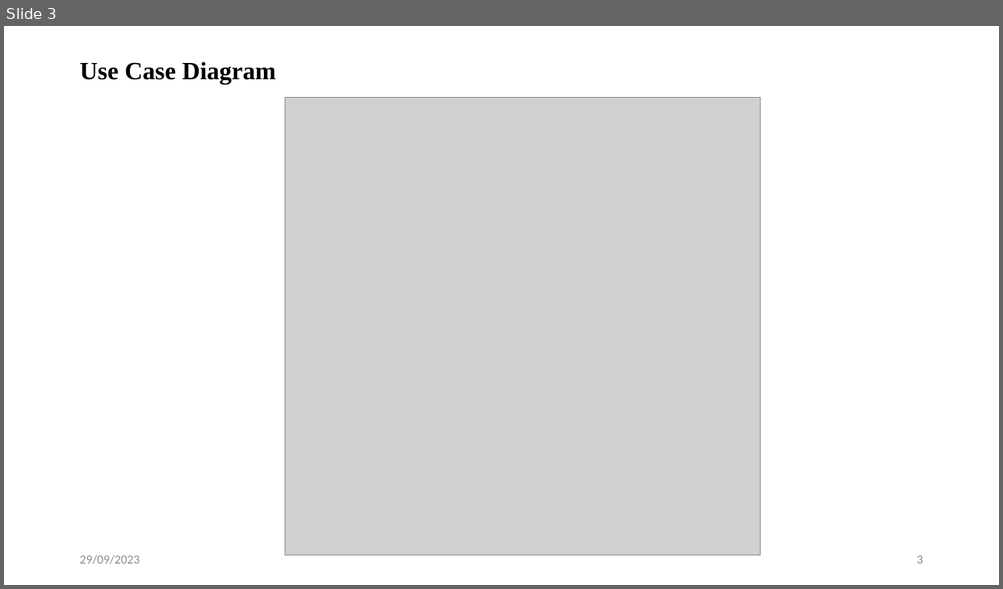
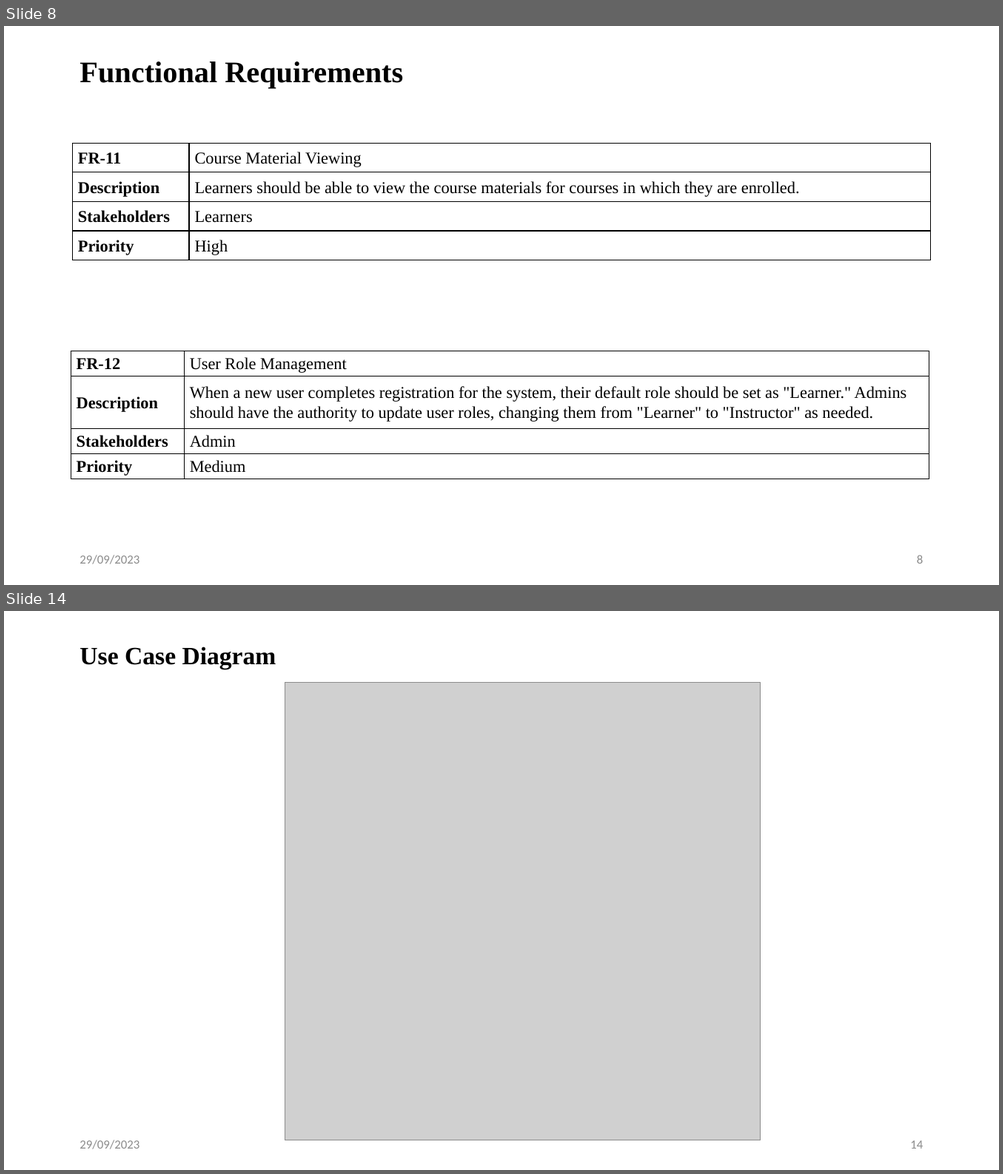
Before and after one commit to iprosenjitp/Tech-School, a slide deck: Materials/Mid Defense.pptx. Shown one above the other, each under a label of ours: slide 3 before the commit, slides 8 and 14 after it; the slides between them are not shown. The pictures are 1003x589 and 1003x1174 pixels, drawn with LibreOffice and Linux fonts; fonts in the diff are those of the drawing; grey boxes stand for pictures. Boxes give left, top, right and bottom in pixels: in the first picture for what was removed or moved away, otherwise in the second. Text is boxed around its words. In the diff, an @@ line names an element or a change of style, - is before the commit and + after.

```diff
--- a/Materials/Mid Defense.pptx
+++ b/Materials/Mid Defense.pptx
@@ slide 8 added at (4, 26, 999, 585), background #FFFFFF @@
@@ title added at (79, 62, 403, 89), 28.8 pt, text #000000, bold @@
+Functional Requirements
@@ table added at (73, 143, 930, 261), 4 rows, 2 columns @@
+FR-11 | Course Material Viewing
+Description | Learners should be able to view the course materials for courses in which they are enrolled.
+Stakeholders | Learners
+Priority | High
@@ table added at (71, 352, 928, 480), 4 rows, 2 columns @@
+FR-12 | User Role Management
+Description | When a new user completes registration for the system, their default role should be set as "Learner." Admins should have the authority to update user roles, changing them from "Learner" to "Instructor" as needed.
+Stakeholders | Admin
+Priority | Medium
@@ text added at (79, 555, 139, 565), 12 pt, text #8C8C8C @@
+29/09/2023
@@ page number added at (916, 555, 922, 564), 12 pt, text #8C8C8C @@
+8
@@ what was slide 3 is now slide 14 @@
@@ page number at (910, 1141, 922, 1149): text changed @@
-3
+14
```
Also in this commit, not shown: 1 slide changed, 10 other slides added, 1 other file.
